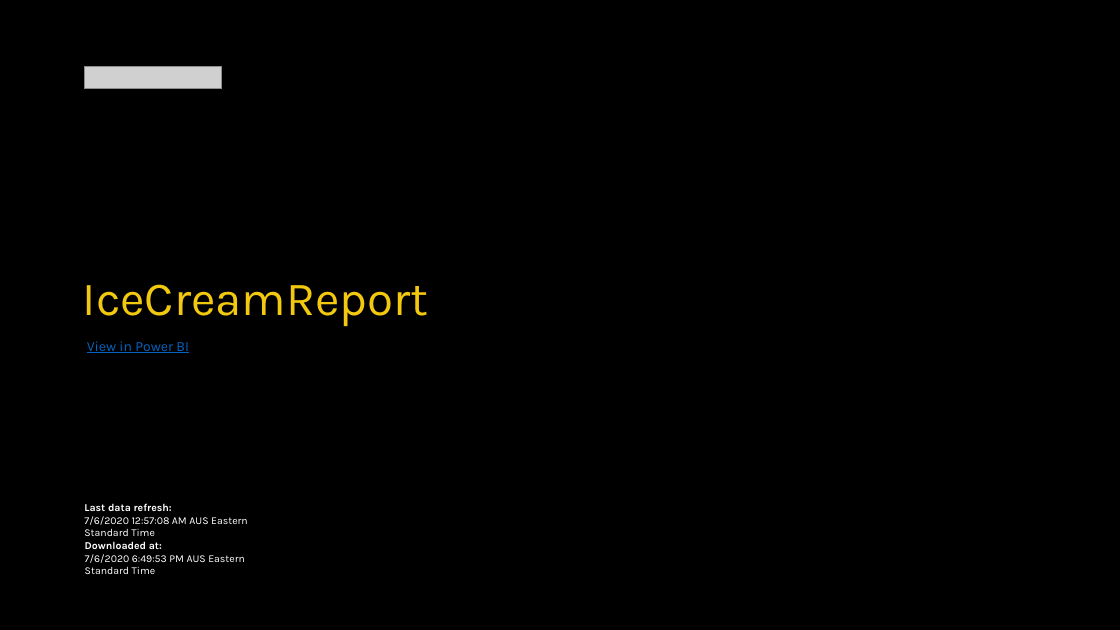
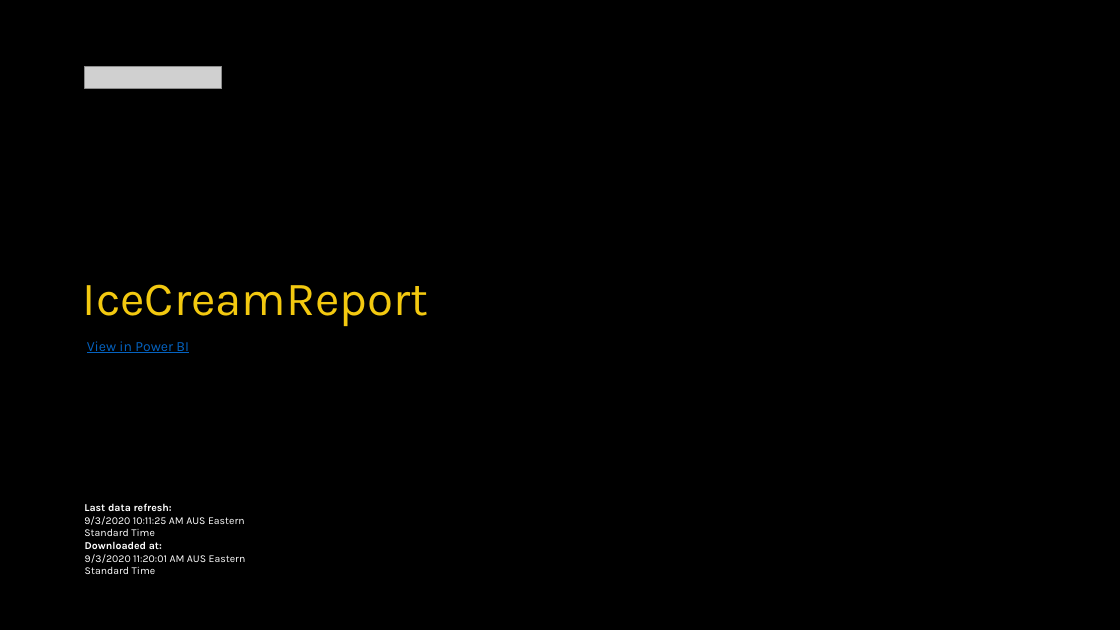
Before and after one commit to jonjau/msa2020-cloud-project, a slide deck: slide 1 of results/IceCreamReport.pptx. Drawn at 1120x630 pixels with LibreOffice and Linux fonts; fonts in the diff are those of the drawing; grey boxes stand for pictures; background and template pictures are left out. Boxes give left, top, right and bottom in pixels: in the first picture for what was removed or moved away, otherwise in the second. Text is boxed around its words. In the diff, an @@ line names an element or a change of style, - is before the commit and + after.

```diff
--- a/results/IceCreamReport.pptx
+++ b/results/IceCreamReport.pptx
@@ text at (x1=84, y1=516, x2=245, y2=536): text changed @@
-7/6/2020 12:57:08 AM AUS Eastern Standard Time
+9/3/2020 10:11:25 AM AUS Eastern Standard Time
@@ text at (x1=85, y1=554, x2=246, y2=574): text changed @@
-7/6/2020 6:49:53 PM AUS Eastern Standard Time
+9/3/2020 11:20:01 AM AUS Eastern Standard Time
```
Also in this commit, not shown: 16 other files.
